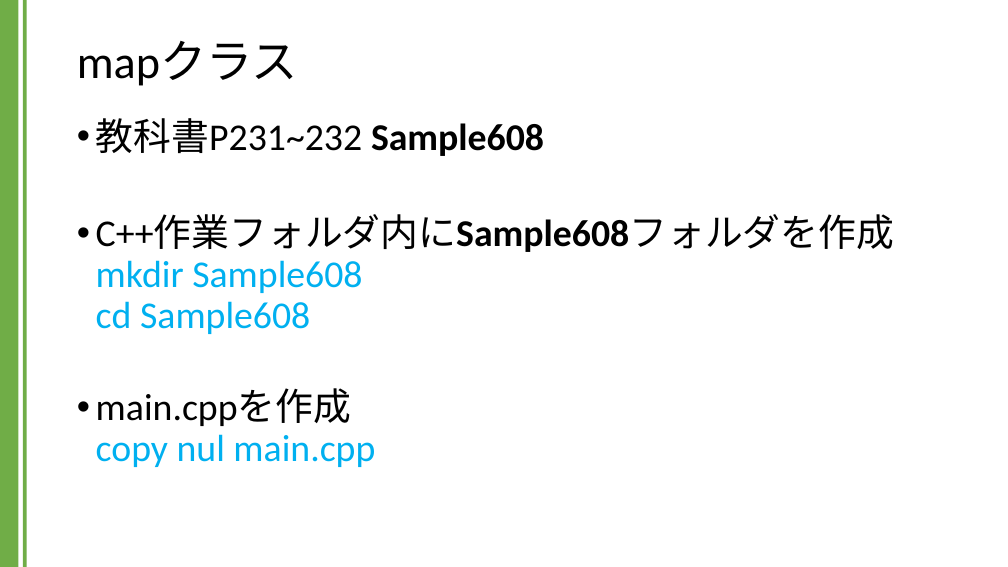
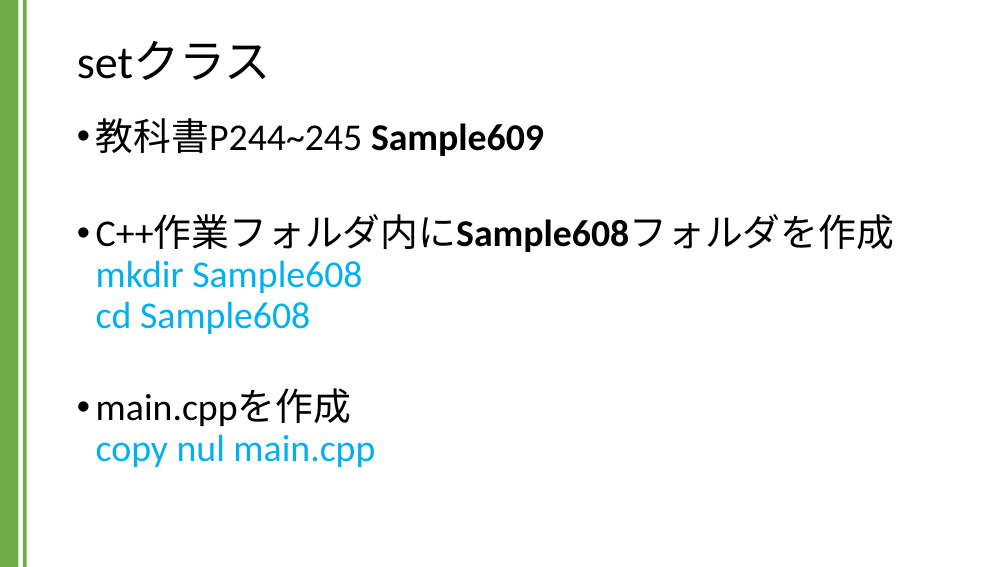
Before and after one commit to kic-murata/cpp2024, a slide deck: slide 3 of 授業資料/講義資料：Setクラス.pptx. Drawn at 1008x567 pixels with LibreOffice and Linux fonts; fonts in the diff are those of the drawing. Boxes give left, top, right and bottom in pixels: in the first picture for what was removed or moved away, otherwise in the second. Text is boxed around its words. In the diff, an @@ line names an element or a change of style, - is before the commit and + after.

```diff
--- a/授業資料/講義資料：Setクラス.pptx
+++ b/授業資料/講義資料：Setクラス.pptx
@@ title at [77,41,271,80]: text changed @@
-mapクラス
+setクラス
@@ text at [96,118,544,156]: text changed @@
-• 教科書P231~232 Sample608
+• 教科書P244~245 Sample609
```
Also in this commit, not shown: 6 other slides changed, 3 slides added, 3 slides removed, 1 other file.
